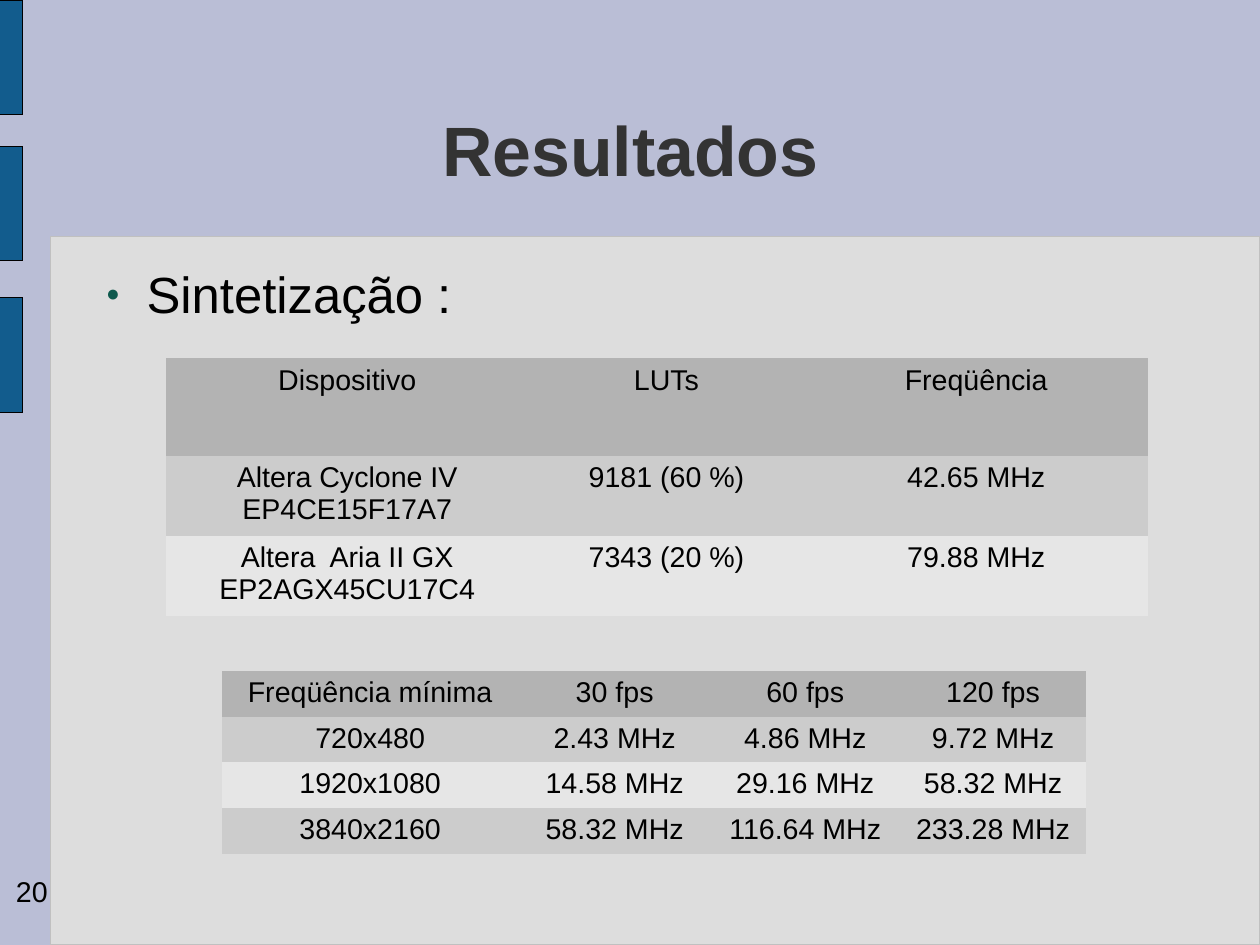
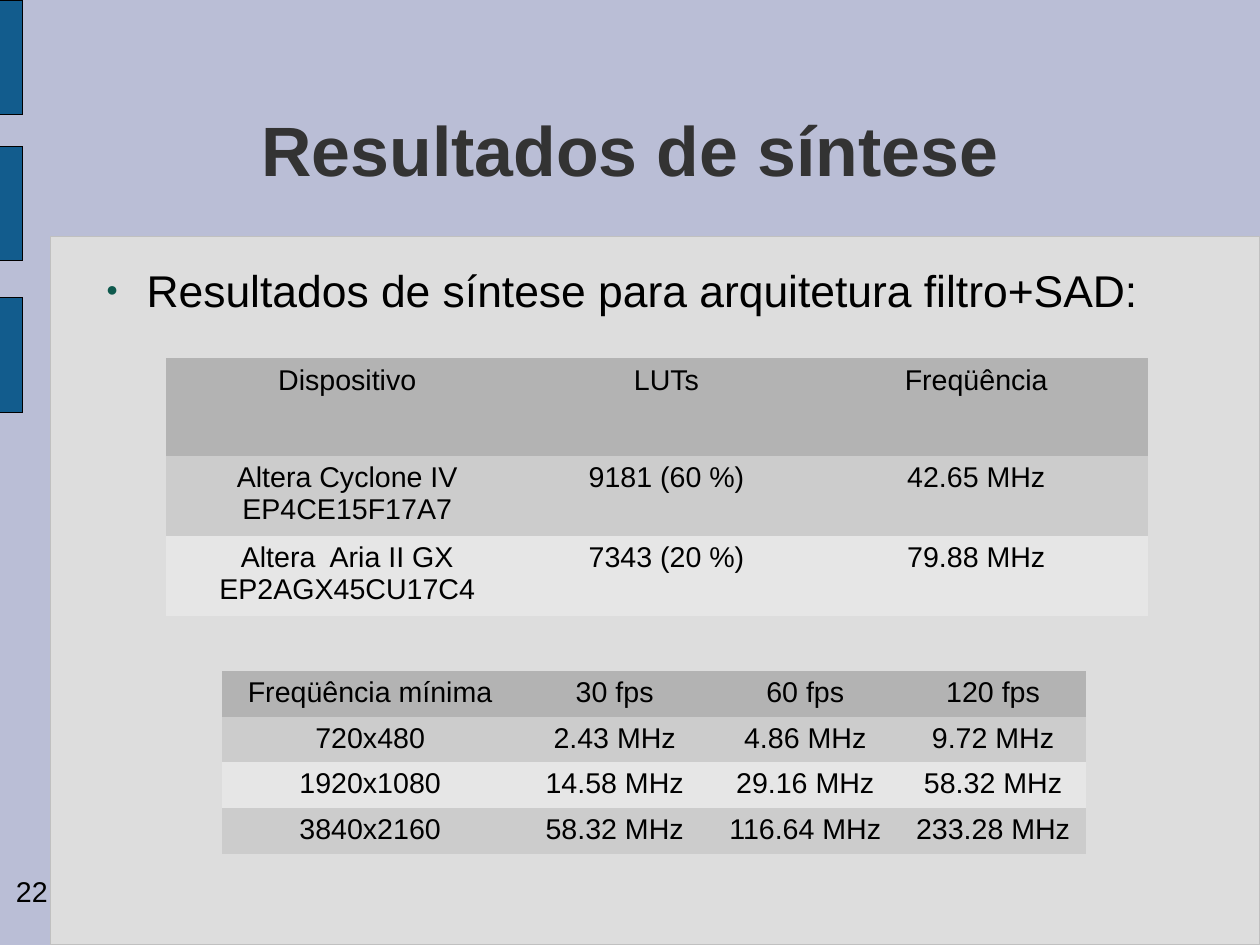
Before and after one commit to gabrieldiego/tg, a slide deck: slide 22 of artigo/apresentacao-tg2.odp (slide 20 before the commit). Drawn at 1260x945 pixels with LibreOffice and Linux fonts; fonts in the diff are those of the drawing; background and template pictures are left out. Boxes give left, top, right and bottom in pixels: in the first picture for what was removed or moved away, otherwise in the second. Text is boxed around its words. In the diff, an @@ line names an element or a change of style, - is before the commit and + after.

```diff
--- a/artigo/apresentacao-tg2.odp
+++ b/artigo/apresentacao-tg2.odp
@@ title at bbox=[261, 125, 999, 177]: text changed @@
-Resultados
+Resultados de síntese
@@ text at bbox=[147, 274, 1137, 316]: text changed; size 32 to 28 pt @@
-● Sintetização :
+● Resultados de síntese para arquitetura filtro+SAD:
@@ page number at bbox=[16, 882, 48, 902]: text changed @@
-20
+22
```
Also in this commit, not shown: 13 other slides changed, 3 slides added, 1 other file.
